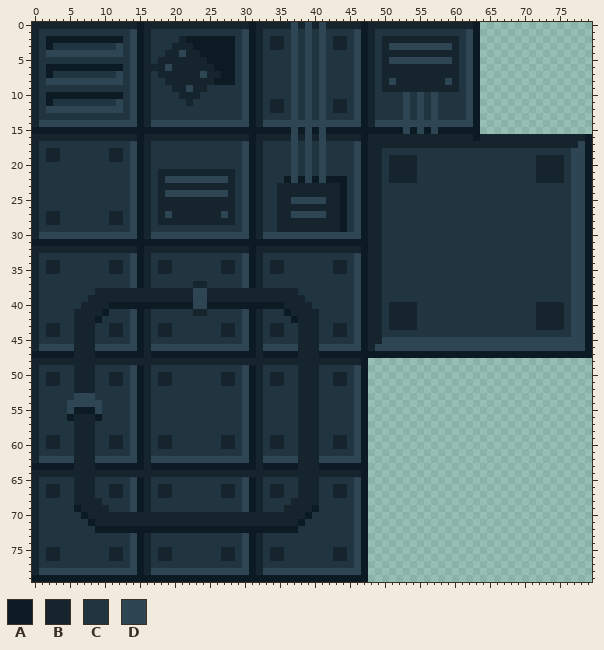
Two states of a sprite sheet, alt_background.png. Above: the version before the commit.
The file is 80x80 pixels. Colours within 5 levels of each other are drawn and written as one.
Palette (. is transparent): A #0c1a23  B #16252d  C #213541  D #2e4654
Pixels before (only the part around the change), first column x 38:
35 CCCCCBBCDABBCCCCCCCCCCCCCCCCCCCCCCCCCCC
36 CCCCCCCCDABBCCCCCCCCCCCCCCCCCCCCCCCCCCC
37 CCCCCCCCDABBCCCCCCCCCCCCCCCCCCCCCCCCCCC
38 CCCCCCCCDABBCCCCCCCCCCCCCCCCCCCCCCCCCCC
39 BCCCCCCCDABBCCCCCCCCCCCCCCCCCCCCCCCCCCC
40 BBCCCCCCDABBCBBBBCCCCCCCCCCCCCCCCCBBBBC
41 BBBCCCCCDABBCBBBBCCCCCCCCCCCCCCCCCBBBBC
42 BBBCCCCCDABBCBBBBCCCCCCCCCCCCCCCCCBBBBC
43 BBBCCBBCDABBCBBBBCCCCCCCCCCCCCCCCCBBBBC
44 BBBCCBBCDABBCCCCCCCCCCCCCCCCCCCCCCCCCCC
45 BBBCCCCCDABBDDDDDDDDDDDDDDDDDDDDDDDDDDD
46 BBBDDDDDDABDDDDDDDDDDDDDDDDDDDDDDDDDDDD
47 BBBAAAAAAAAAAAAAAAAAAAAAAAAAAAAAAAAAAAA
48 BBBBBBBBBA.............................
49 BBBCCCCCDA.............................
50 BBBCCBBCDA.............................
51 BBBCCBBCDA.............................
52 BBBCCCCCDA.............................
53 BBBCCCCCDA.............................
54 BBBCCCCCDA.............................
55 BBBCCCCCDA.............................
56 BBBCCCCCDA.............................
57 BBBCCCCCDA.............................
58 BBBCCCCCDA.............................
59 BBBCCBBCDA.............................
60 BBBCCBBCDA.............................
61 BBBCCCCCDA.............................
62 BBBDDDDDDA.............................
63 BBBAAAAAAA.............................
64 BBBBBBBBBA.............................
65 BBBCCCCCDA.............................
66 BBBCCBBCDA.............................
67 BBBCCBBCDA.............................
68 BBBCCCCCDA.............................
After the commit:
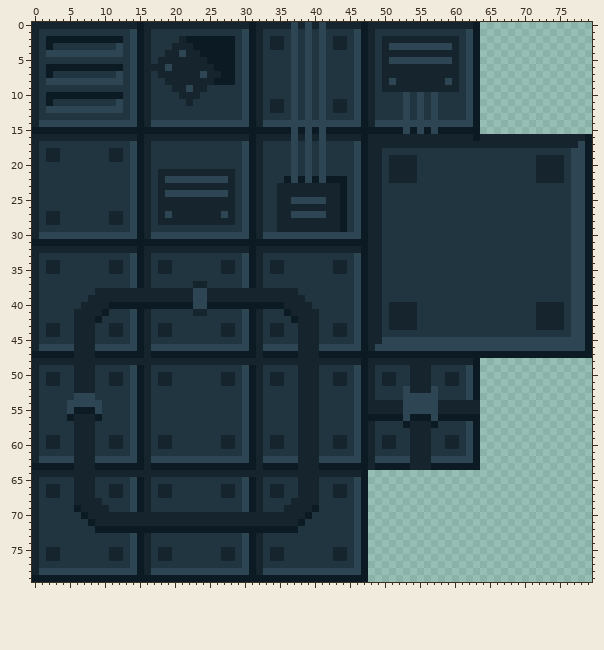
Difference:
There is now colour A in rows 48 to 53 at x 63; in row 56 at x 48 to 52, 54 to 56 and 58 to 63; in row 57 at x 53, 57 and 63; in rows 58 to 62 at x 63; in row 63 at x 49 to 53 and 57 to 63.
There is now colour B in row 48 at x 48 to 62; in row 49 at x 48 and 54 to 56; in rows 50 to 51 at x 48, 50 to 51, 54 to 56 and 59 to 60; in row 52 at x 48 and 54 to 56; in row 53 at x 48; in rows 54 to 55 at x 48 to 52 and 58 to 63.
There is now colour B in rows 57 to 58 at x 48 and 54 to 56; in rows 59 to 60 at x 48, 50 to 51, 54 to 56 and 59 to 60; in rows 61 to 63 at x 48 and 54 to 56.
There is now colour C in row 49 at x 49 to 53 and 57 to 61; in rows 50 to 51 at x 49, 52 to 53, 57 to 58 and 61; in rows 52 to 53 at x 49 to 52 and 58 to 61; in row 57 at x 49 to 52 and 58 to 61; in row 58 at x 49 to 53 and 57 to 61; in rows 59 to 60 at x 49, 52 to 53, 57 to 58 and 61.
There is now colour C in row 61 at x 49 to 53 and 57 to 61.
There is now colour D in rows 49 to 51 at x 62; in row 52 at x 53, 57 and 62; in row 53 at x 53 to 57 and 62; in rows 54 to 55 at x 53 to 57; in row 56 at x 53 and 57; in rows 57 to 61 at x 62.
There is now colour D in row 62 at x 49 to 53 and 57 to 62.
Changed places in both pictures, as pixel boxes (x1, y1, x2, y2):
added: (368, 358, 480, 470)
